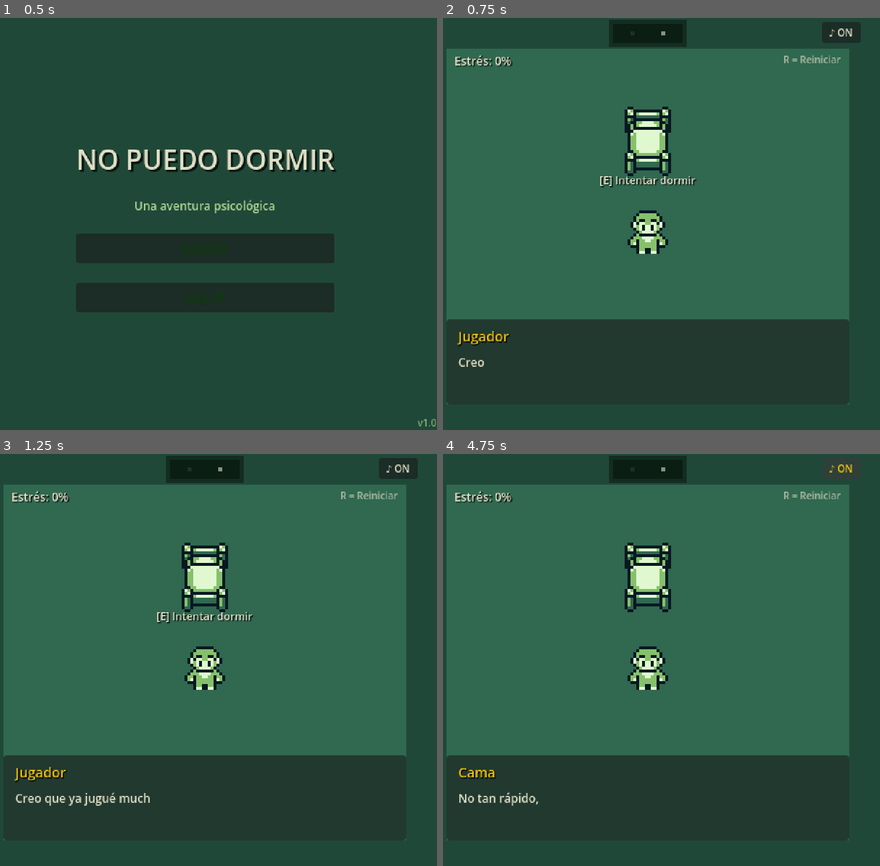
Above: before the commit, frames 1-4 (two rows, left to right).
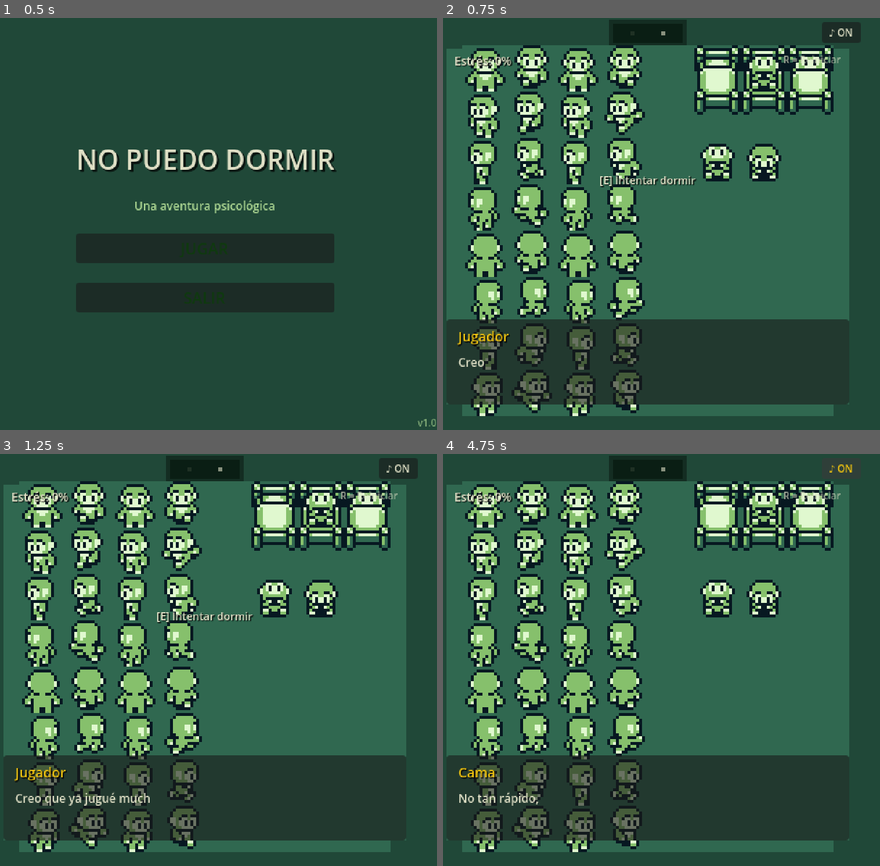
Above: after the commit, the same moments.

Repository: miguelFernandez98/bedroom-game
Game: Godot game, scene res://scenes/main_menu.tscn
The game is run twice, just before and just after one commit, with the same random seed, the same clock (stepped at 60 frames per second) and the same inputs.
Inputs:
- Up to frame 1 (0.5 s): no input
- Up to frame 2 (0.75 s): click "JUGAR" at 0.5 s
- Up to frame 3 (1.25 s): no input
- Up to frame 4 (4.75 s): click "♪ ON" at 1.25 s; click "♪ OFF" at 2 s; hold D (move_right) 2.78-3.53 s; hold E (interact) 2.78-3.53 s; hold S (move_down) 3.53-4.28 s; tap E (interact) at 3.6 s; hold D (move_right) from 4.28 s (still down); hold E (interact) from 4.28 s (still down)

Frame 1 is identical in both runs. In frame 2, 29% of the frame differs, in the area x 4-90%, y 6-97%; in frame 3, 29%; in frame 4, 29%.

Commit message:
fix: window signal duplicate + player override sprite system
- Removed duplicate timer.timeout connection in window.gd
- Added OverrideSprite node (Sprite2D) to Player in game_room.tscn
- Added atlas_sitting texture (80,32,16,16) from spritesheet
- player.gd: set_override_texture/clear_override methods
- Intro dialogue now shows sitting sprite on player
- Sprite clears when player regains movement

Diff:
--- a/scenes/game_room.tscn
+++ b/scenes/game_room.tscn
@@ -39,6 +39,10 @@
 [sub_resource type="RectangleShape2D" id="bed_detect_shape"]
 size = Vector2(120, 180)
 
+[sub_resource type="AtlasTexture" id="atlas_sitting"]
+atlas = ExtResource("7")
+region = Rect2(80, 32, 16, 16)
+
 [node name="GameRoom" type="Node2D"]
 script = ExtResource("1")
 
@@ -175,6 +179,11 @@
 sprite_frames = ExtResource("6")
 animation = &"idle_down"
 autoplay = "idle_down"
+
+[node name="OverrideSprite" type="Sprite2D" parent="Player"]
+visible = false
+scale = Vector2(3, 3)
+texture = SubResource("atlas_sitting")
 
 [node name="CollisionShape2D" type="CollisionShape2D" parent="Player"]
 shape = SubResource("player_shape")
--- a/scripts/player.gd
+++ b/scripts/player.gd
@@ -5,26 +5,22 @@
 var facing_direction: String = "down"
 var is_moving: bool = false
 var can_move: bool = true
-var override_sprite: Texture2D = null
-var default_scale: Vector2 = Vector2(3, 3)
 
 @onready var sprite: AnimatedSprite2D = $Sprite2D
+@onready var override_sprite: Sprite2D = $OverrideSprite
 
 func _ready():
 	add_to_group("player")
 	sprite.play("idle_down")
+	override_sprite.visible = false
 
 func _physics_process(_delta: float):
 	if not can_move:
 		velocity = Vector2.ZERO
-		if override_sprite:
-			sprite.visible = false
-		else:
-			sprite.visible = true
 		return
 
-	sprite.visible = true
-	override_sprite = null
+	if not override_sprite.visible:
+		sprite.visible = true
 
 	var input_dir := Vector2.ZERO
 
@@ -51,15 +47,13 @@
 
 	move_and_slide()
 
-func set_override_sprite(tex: Texture2D):
-	override_sprite = tex
-	if override_sprite:
-		sprite.visible = false
-	else:
-		sprite.visible = true
+func set_override_texture(tex: Texture2D):
+	sprite.visible = false
+	override_sprite.texture = tex
+	override_sprite.visible = true
 
 func clear_override():
-	override_sprite = null
+	override_sprite.visible = false
 	sprite.visible = true
 
 func _update_facing(dir: Vector2):
--- a/scripts/room_controller.gd
+++ b/scripts/room_controller.gd
@@ -47,6 +47,8 @@
 func _play_intro_dialogue():
 	if player:
 		player.set_can_move(false)
+		if player.has_method("set_override_texture"):
+			player.set_override_texture(load("res://assets/sprites/player.png"))
 	if dialogue_manager:
 		var intro = [
 			{"speaker": "Jugador", "text": "Creo que ya jugué mucho... debo dormir aunque no quiera."},
@@ -58,6 +60,8 @@
 
 func _on_intro_finished():
 	if player:
+		if player.has_method("clear_override"):
+			player.clear_override()
 		player.set_can_move(true)
 
 func _input(event):
--- a/scripts/window.gd
+++ b/scripts/window.gd
@@ -14,7 +14,6 @@
 func _ready():
 	eye_left.visible = false
 	eye_right.visible = false
-	timer.timeout.connect(_on_timer_timeout)
 
 func _process(_delta):
 	if showing_stars:
Not shown, added: scripts/audio_manager.gd.uid
